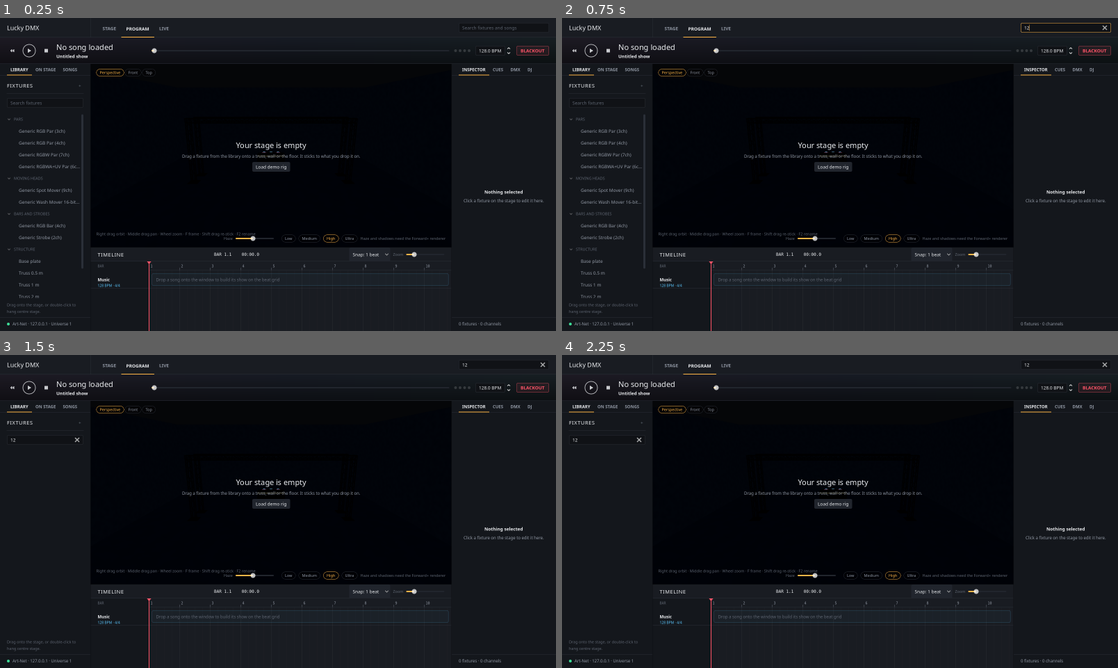
Above: before the commit, frames 1-4 (two rows, left to right).
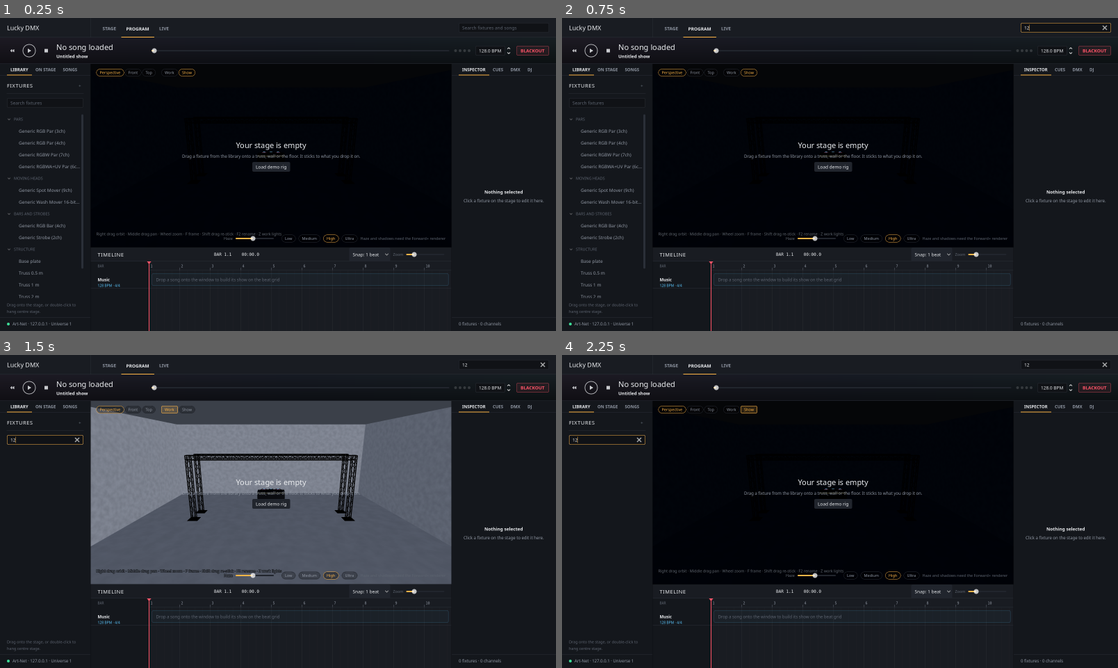
Above: after the commit, the same moments.

Repository: LuckyOwlStudios/Precision
Game: Godot game, scene res://ui/main/main_window.tscn
Two runs of this game, one before a commit and one after it. Both use one fixed random seed, a clock stepped at 60 frames per second and the inputs below.
Inputs (mouse positions are in pixels of both pictures, inside the frame that each line leads up to):
- Up to frame 1 (0.25 s): no input
- Up to frame 2 (0.75 s): click (1067, 27) at 0.52 s; type "12" at 0.6 s
- Up to frame 3 (1.5 s): click (44, 439) at 0.75 s; type "12" at 0.83 s; click (166, 408) at 1.25 s, where only the run after the commit has a clickable "Work"
- Up to frame 4 (2.25 s): click (751, 408) at 2 s, where only the run after the commit has a clickable "Show"

The runs differ from the first frame. In frame 1, less than 0.1% of the frame differs, in the area x 29-51%, y 16-70%; in frame 2, less than 0.1%; in frame 3, 37%, in the area x 1-82%, y 14-74%; in frame 4, 0.2%.

Commit message:
Stage view: Work / Show switcher, work lights, Z shortcut
Co-Authored-By: Claude Opus 5.5 <noreply@anthropic.com>
Claude-Session: https://claude.ai/code/session_01ACHC6nKcAtnHEdAKtVueHh

Diff:
--- a/ui/stage/stage_view.gd
+++ b/ui/stage/stage_view.gd
@@ -15,6 +15,7 @@
 ##   W / E                             -> move / rotate gizmo; Ctrl while dragging snaps
 ##   Right drag / Alt+left drag        -> orbit       Middle drag -> pan
 ##   Mouse wheel                       -> zoom        F -> frame the rig
+##   Z / Work, Show buttons            -> work lights on (evenly lit room) / dark show room
 
 const PICK_RADIUS_PX := 28.0
 const DRAG_THRESHOLD_PX := 4.0
@@ -56,9 +57,11 @@
 var _mode_buttons: Dictionary = {} ## TransformGizmo.Mode -> Button
 var _view_buttons: Dictionary = {} ## preset name -> Button
 var _quality_buttons: Array[Button] = []
+var _shading_buttons: Array[Button] = [] ## indexed by StageLook.Shading
 
 @onready var _viewport: SubViewport = %Viewport
 @onready var _env: Environment = (%Environment as WorldEnvironment).environment
+@onready var _work_lights: Node3D = %WorkLights ## key + fill, on in Work shading only
 @onready var _room: Node3D = %Room
 @onready var _set: Node3D = _room.get_node("Set") ## the structure pieces
 @onready var _fixtures: Node3D = %Fixtures ## a StageFixture3D per placed fixture goes here
@@ -102,6 +105,11 @@
 	_snap_button.tooltip_text = "Move in %.2f m steps and rotate in %d° steps. Hold Ctrl while dragging to flip this." % [TransformGizmo.MOVE_STEP, int(TransformGizmo.ROTATE_STEP)]
 	set_gizmo_mode(TransformGizmo.Mode.MOVE)
 
+	# Work / Show shading, top left beside the view presets.
+	_shading_buttons = [%Work, %Show]
+	for sh in _shading_buttons.size():
+		_shading_buttons[sh].pressed.connect(func() -> void: look.shading = sh as StageLook.Shading)
+
 	# Haze and quality, bottom right: how the stage is drawn, not the show.
 	_haze.value = look.haze
 	_haze.value_changed.connect(func(v: float) -> void: look.haze = v)
@@ -119,10 +127,11 @@
 	_update_camera()
 
 
-## Haze or quality changed: retune the environment and the viewport.
+## Shading, haze or quality changed: retune the environment and the viewport.
 ## (Each fixture listens to `look` itself for its shadows and beams.)
 func _apply_look() -> void:
 	look.apply(_env)
+	_work_lights.visible = look.work_lights()
 	_viewport.msaa_3d = look.msaa()
 	_viewport.positional_shadow_atlas_size = look.shadow_atlas_size()
 	_viewport.screen_space_aa = Viewport.SCREEN_SPACE_AA_DISABLED
@@ -134,6 +143,8 @@
 	_haze.set_value_no_signal(look.haze)
 	for i in _quality_buttons.size():
 		_quality_buttons[i].button_pressed = i == look.quality
+	for i in _shading_buttons.size():
+		_shading_buttons[i].button_pressed = i == look.shading
 
 
 func _set_view(preset: String) -> void:
@@ -462,6 +473,10 @@
 				set_gizmo_mode(TransformGizmo.Mode.MOVE)
 			KEY_E:
 				set_gizmo_mode(TransformGizmo.Mode.ROTATE)
+			KEY_Z:
+				if k.ctrl_pressed or k.meta_pressed:
+					return # leave Ctrl+Z / Cmd+Z for undo
+				look.shading = StageLook.Shading.SHOW if look.work_lights() else StageLook.Shading.WORK
 			KEY_DELETE:
 				if _selected_piece:
 					_delete_piece(_selected_piece)
--- a/ui/stage/stage_view.tscn
+++ b/ui/stage/stage_view.tscn
@@ -89,6 +89,26 @@
 unique_name_in_owner = true
 environment = SubResource("Environment_onnio")
 
+[node name="WorkLights" type="Node3D" parent="ViewportContainer/Viewport/World" unique_id=1874423301]
+unique_name_in_owner = true
+editor_description = "House lights for the Work shading mode: an even key and fill so the room and rig read. Hidden in Show mode."
+visible = false
+
+[node name="Key" type="DirectionalLight3D" parent="ViewportContainer/Viewport/World/WorkLights" unique_id=1874423302]
+transform = Transform3D(0.882948, 0, 0.469472, 0.369949, 0.615661, -0.695772, -0.289036, 0.788011, 0.543597, 0, 6, 0)
+light_color = Color(1, 0.97, 0.93, 1)
+light_energy = 1.1
+light_specular = 0.25
+shadow_enabled = true
+shadow_opacity = 0.6
+directional_shadow_max_distance = 30.0
+
+[node name="Fill" type="DirectionalLight3D" parent="ViewportContainer/Viewport/World/WorkLights" unique_id=1874423303]
+transform = Transform3D(-0.866025, 0, -0.5, -0.286788, 0.819152, 0.496732, 0.409576, 0.573576, -0.709406, 0, 6, 0)
+light_color = Color(0.86, 0.9, 1, 1)
+light_energy = 0.45
+light_specular = 0.0
+
 [node name="Room" type="Node3D" parent="ViewportContainer/Viewport/World" unique_id=1963531261 instance=ExtResource("2_eb1qn")]
 unique_name_in_owner = true
 
@@ -164,6 +184,29 @@
 theme_type_variation = &"PillButton"
 toggle_mode = true
 text = "Top"
+
+[node name="ShadingGap" type="Control" parent="Overlay/ViewButtons" unique_id=1874423304]
+custom_minimum_size = Vector2(12, 0)
+layout_mode = 2
+
+[node name="Work" type="Button" parent="Overlay/ViewButtons" unique_id=1874423305]
+unique_name_in_owner = true
+layout_mode = 2
+tooltip_text = "Work lights on: the room is lit evenly so you can see and place the rig (Z toggles)"
+focus_mode = 0
+theme_type_variation = &"PillButton"
+toggle_mode = true
+text = "Work"
+
+[node name="Show" type="Button" parent="Overlay/ViewButtons" unique_id=1874423306]
+unique_name_in_owner = true
+layout_mode = 2
+tooltip_text = "Dark club room: only your fixtures and the haze light the stage (Z toggles)"
+focus_mode = 0
+theme_type_variation = &"PillButton"
+toggle_mode = true
+button_pressed = true
+text = "Show"
 
 [node name="Tools" type="HBoxContainer" parent="Overlay" unique_id=1209258975]
 unique_name_in_owner = true
@@ -225,6 +268,8 @@
 [node name="HazeLabel" type="Label" parent="Overlay/LookControls" unique_id=794720736]
 layout_mode = 2
 theme_type_variation = &"Caption"
+theme_override_colors/font_outline_color = Color(0.02, 0.024, 0.031, 0.75)
+theme_override_constants/outline_size = 4
 text = "Haze"
 
 [node name="Haze" type="HSlider" parent="Overlay/LookControls" unique_id=1277716040]
@@ -296,7 +341,9 @@
 offset_bottom = -30.0
 grow_vertical = 0
 theme_type_variation = &"Caption"
-text = "Right drag orbit · Middle drag pan · Wheel zoom · F frame · Shift drag re-stick · F2 rename"
+theme_override_colors/font_outline_color = Color(0.02, 0.024, 0.031, 0.75)
+theme_override_constants/outline_size = 4
+text = "Right drag orbit · Middle drag pan · Wheel zoom · F frame · Shift drag re-stick · F2 rename · Z work lights"
 
 [node name="EmptyHint" type="VBoxContainer" parent="Overlay" unique_id=14525423]
 unique_name_in_owner = true
